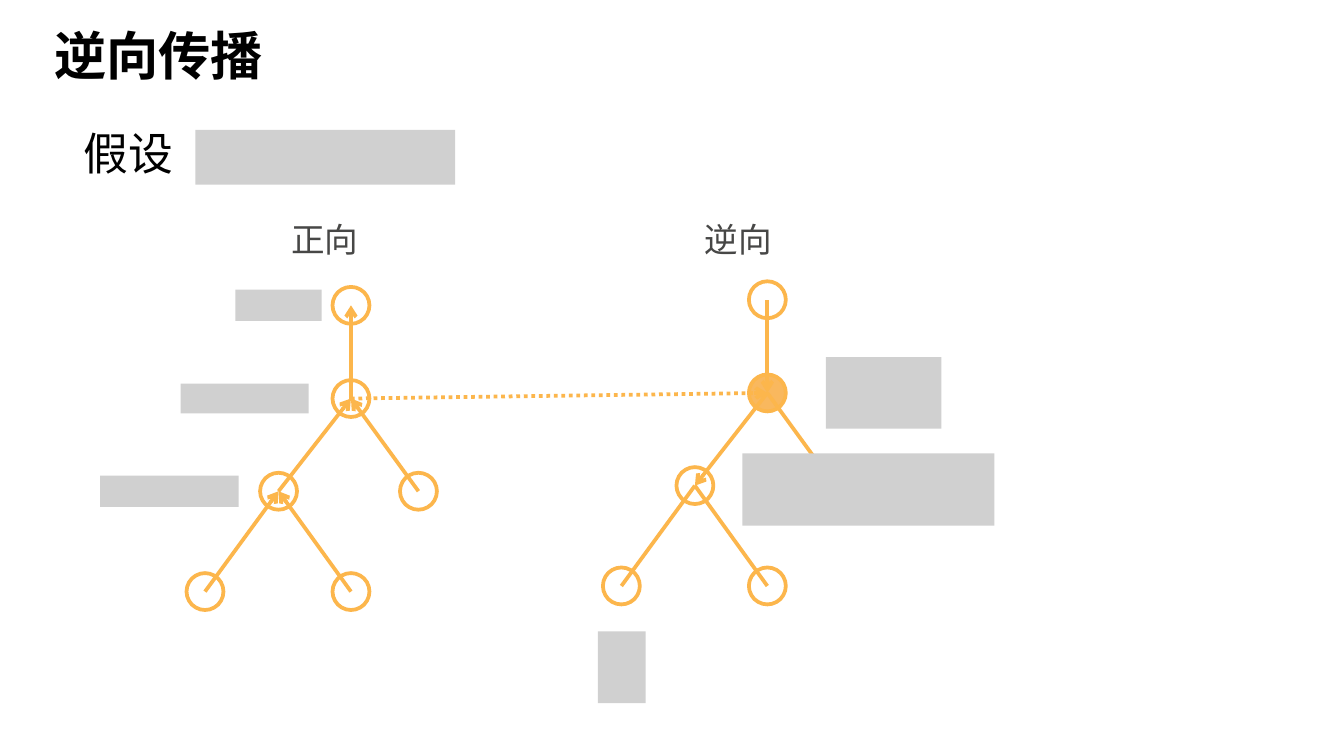
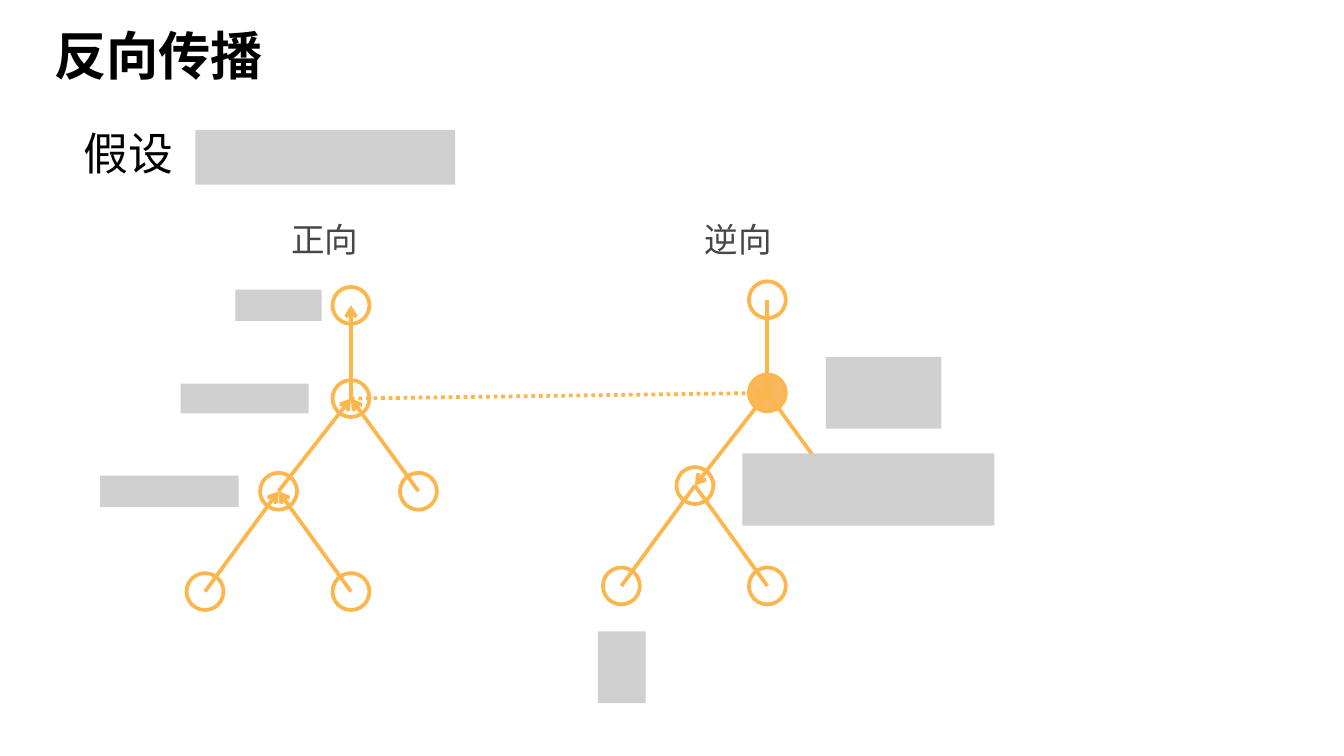
Before and after one commit to d2l-ai/berkeley-stat-157, a slide deck: slide 27 of slides-zh/03.导数、逆向传播和复杂度.pptx. Drawn at 1344x756 pixels with LibreOffice and Linux fonts; fonts in the diff are those of the drawing; grey boxes stand for pictures; background and template pictures are left out. Boxes give left, top, right and bottom in pixels: in the first picture for what was removed or moved away, otherwise in the second. Text is boxed around its words. In the diff, an @@ line names an element or a change of style, - is before the commit and + after.

```diff
--- a/slides-zh/03.导数、逆向传播和复杂度.pptx
+++ b/slides-zh/03.导数、逆向传播和复杂度.pptx
@@ title at <box>54,30,263,80</box>: text changed @@
-逆向传播
+反向传播
```
Also in this commit, not shown: 10 other slides changed.
